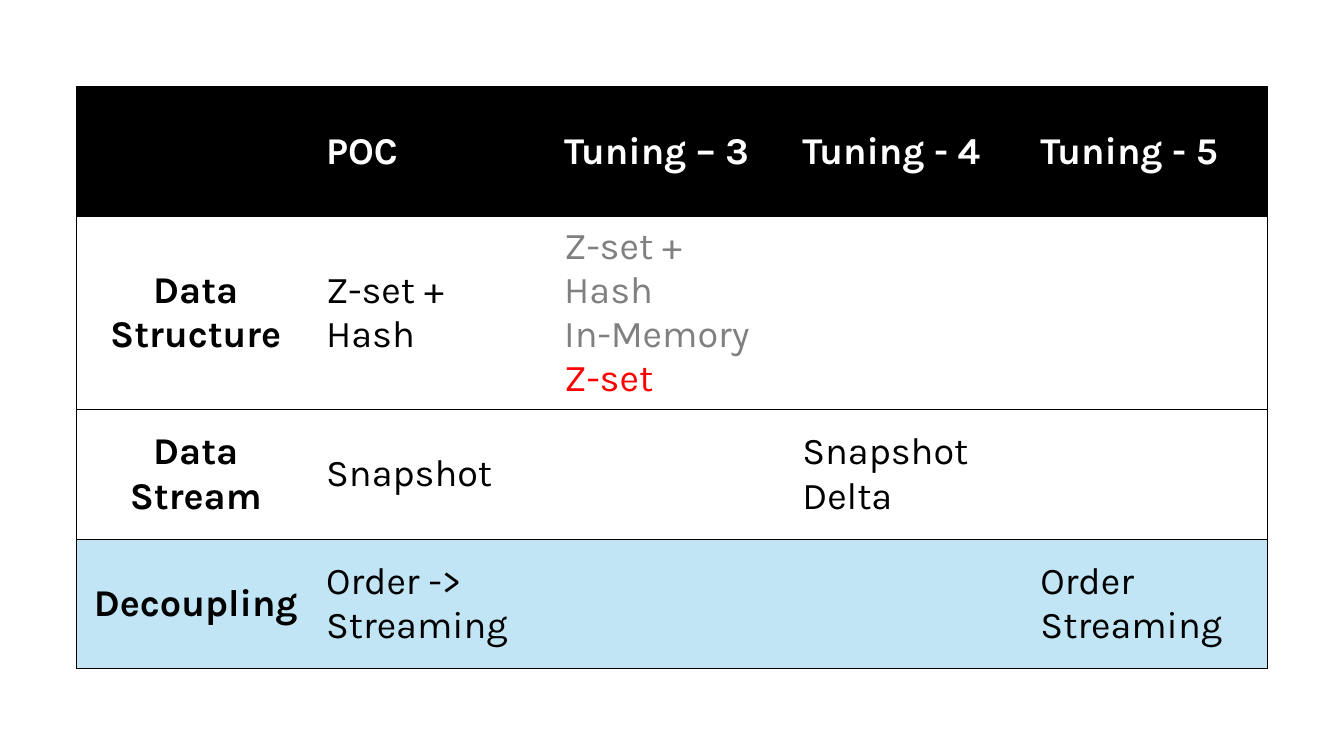
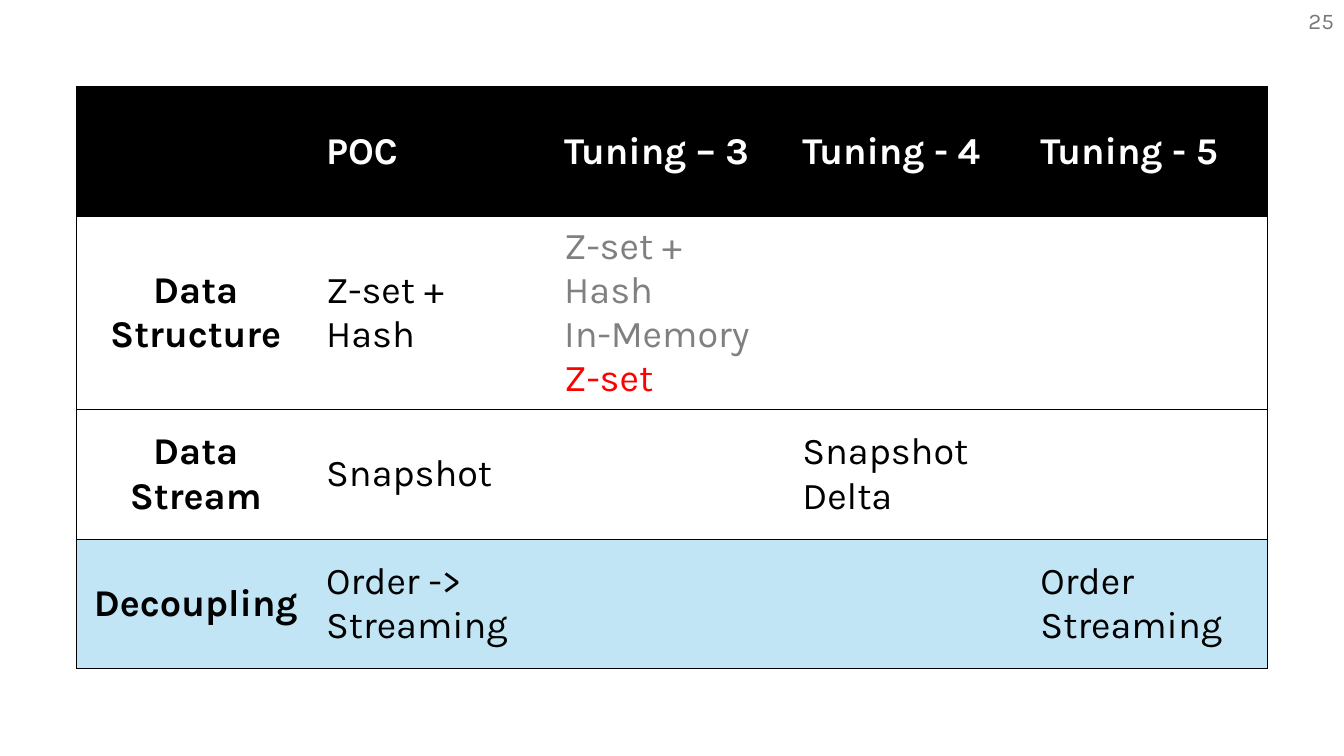
Before and after one commit to TerryChengTW/Dc3n, a slide deck: slide 26 of dc3n.pptx. Drawn at 1344x756 pixels with LibreOffice and Linux fonts; fonts in the diff are those of the drawing. Boxes give left, top, right and bottom in pixels: in the first picture for what was removed or moved away, otherwise in the second. Text is boxed around its words. In the diff, an @@ line names an element or a change of style, - is before the commit and + after.

```diff
--- a/dc3n.pptx
+++ b/dc3n.pptx
@@ page number added at <box>1308,15,1334,29</box>, 16 pt, text #797979 @@
+25
```
Also in this commit, not shown: 25 other slides changed, 1 slide added.
